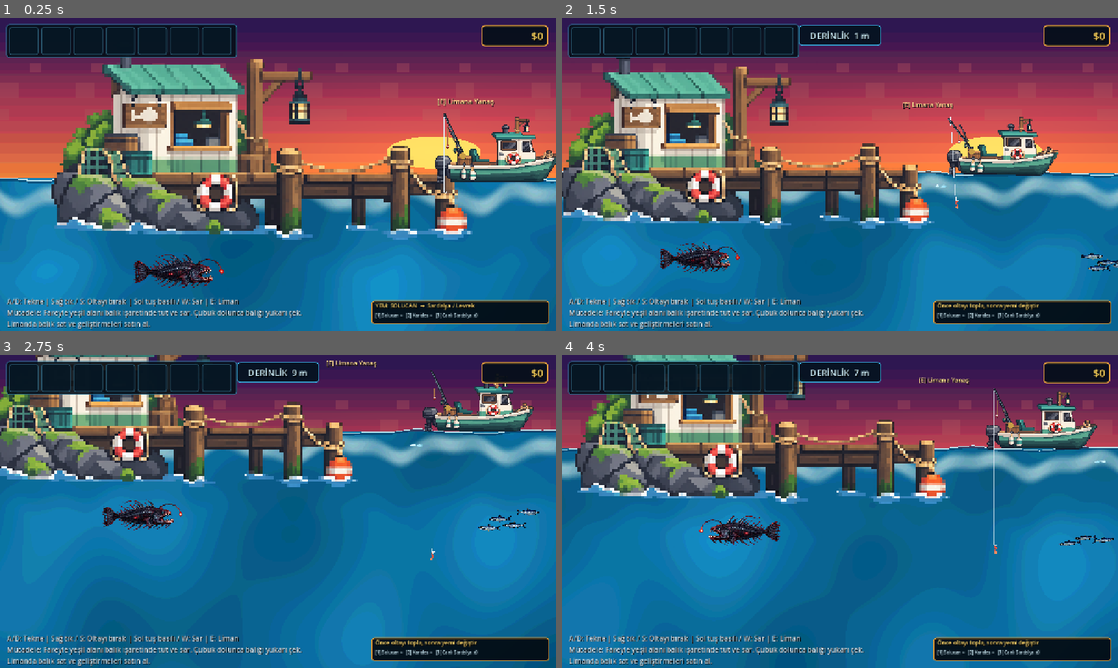
Above: before the commit, frames 1-4 (two rows, left to right).
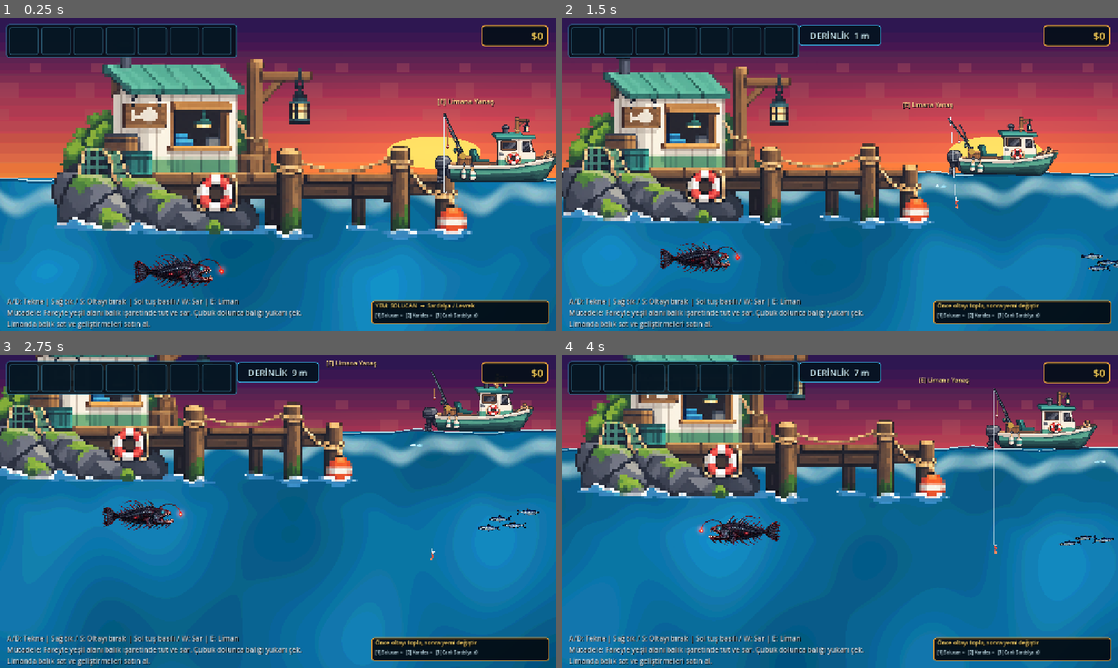
Above: after the commit, the same moments.

Repository: mirackayademir/TinyFisher
Game: Godot game, scene res://scenes/world.tscn
Two runs of this game, one before a commit and one after it. Both use one fixed random seed, a clock stepped at 60 frames per second and the inputs below.
Inputs (mouse positions are in pixels of both pictures, inside the frame that each line leads up to):
- Up to frame 1 (0.25 s): no input
- Up to frame 2 (1.5 s): tap Enter at 0.5 s; move the mouse to (962, 158) at 0.52 s; hold D (move_right) 0.53-1.28 s; tap E (dock) at 0.6 s; click (962, 158) at 0.67 s; move the mouse to (728, 190) at 1.27 s; hold S from 1.28 s (still down); tap 1 at 1.35 s
- Up to frame 3 (2.75 s): move the mouse to (333, 442) at 2.02 s; release S at 2.03 s; hold D (move_right) from 2.03 s (still down); tap 2 at 2.1 s
- Up to frame 4 (4 s): move the mouse to (812, 574) at 2.77 s; release D (move_right) at 2.78 s; hold W 2.78-3.53 s; tap 3 at 2.85 s; click (812, 574) at 2.92 s; move the mouse to (1006, 558) at 3.52 s; hold A (move_left) from 3.53 s (still down); tap E (dock) at 3.6 s

The runs differ from the first frame. In frame 1, less than 0.1% of the frame differs, in the area x 35-41%, y 78-83%; in frame 2, less than 0.1%; in frame 3, less than 0.1%, in the area x 28-95%, y 48-57%; in frame 4, less than 0.1%.

Commit message:
Add Leviathan lure and eye glow

Diff:
--- a/scenes/approved_fish_art.gd
+++ b/scenes/approved_fish_art.gd
@@ -23,6 +23,13 @@
 const LEVIATHAN_SWIM_CYCLE_SPEED: float = 0.42
 const LEVIATHAN_BOB_HEIGHT: float = 10.0
 const LEVIATHAN_TURN_SPEED_THRESHOLD: float = 7.0
+
+# Görsel üzerindeki fener ve göz konumları texture boyutuna oranlı tutulur.
+# Böylece asset çözünürlüğü değişse bile ışıklar doğru bölgeye yakın kalır.
+const LEVIATHAN_LURE_X_RATIO: float = 0.466
+const LEVIATHAN_LURE_Y_RATIO: float = -0.047
+const LEVIATHAN_EYE_X_RATIO: float = 0.248
+const LEVIATHAN_EYE_Y_RATIO: float = -0.095
 
 var _scan_timer: float = 0.0
 var _time: float = 0.0
@@ -33,6 +40,9 @@
 var _leviathan_sprite: Sprite2D = null
 var _leviathan_origin: Vector2 = Vector2.ZERO
 var _leviathan_facing_right: bool = true
+var _leviathan_glow_texture: Texture2D = null
+var _leviathan_lure_glow: Sprite2D = null
+var _leviathan_eye_glow: Sprite2D = null
 
 
 func _ready() -> void:
@@ -47,7 +57,9 @@
 func _process(delta: float) -> void:
 	_time += delta
 	_ensure_leviathan_test()
+	_ensure_leviathan_glows()
 	_animate_leviathan_test()
+	_update_leviathan_glows()
 	_align_bait_to_hook()
 
 	_scan_timer -= delta
@@ -155,6 +167,87 @@
 		LEVIATHAN_TEST_SCALE.x * stretch_x,
 		LEVIATHAN_TEST_SCALE.y * squash_y
 	)
+
+
+func _ensure_leviathan_glows() -> void:
+	if not is_instance_valid(_leviathan_sprite):
+		return
+	if is_instance_valid(_leviathan_lure_glow) and is_instance_valid(_leviathan_eye_glow):
+		return
+
+	if _leviathan_glow_texture == null:
+		_leviathan_glow_texture = _create_radial_glow_texture(96)
+
+	var additive: CanvasItemMaterial = CanvasItemMaterial.new()
+	additive.blend_mode = CanvasItemMaterial.BLEND_MODE_ADD
+
+	var lure: Sprite2D = Sprite2D.new()
+	lure.name = "LeviathanLureGlow"
+	lure.texture = _leviathan_glow_texture
+	lure.texture_filter = CanvasItem.TEXTURE_FILTER_LINEAR
+	lure.material = additive
+	lure.z_index = 2
+	lure.modulate = Color(1.0, 0.10, 0.035, 0.92)
+	_leviathan_sprite.add_child(lure)
+
+	var eye: Sprite2D = Sprite2D.new()
+	eye.name = "LeviathanEyeGlow"
+	eye.texture = _leviathan_glow_texture
+	eye.texture_filter = CanvasItem.TEXTURE_FILTER_LINEAR
+	eye.material = additive
+	eye.z_index = 2
+	eye.modulate = Color(0.10, 0.92, 1.0, 0.88)
+	_leviathan_sprite.add_child(eye)
+
+	_leviathan_lure_glow = lure
+	_leviathan_eye_glow = eye
+	print("LEVIATHAN FENER + GOZ ISIGI AKTIF")
+
+
+func _update_leviathan_glows() -> void:
+	if not is_instance_valid(_leviathan_sprite):
+		return
+	if not is_instance_valid(_leviathan_lure_glow) or not is_instance_valid(_leviathan_eye_glow):
+		return
+	if _leviathan_texture == null:
+		return
+
+	var texture_size: Vector2 = _leviathan_texture.get_size()
+	var head_sign: float = 1.0 if _leviathan_facing_right else -1.0
+
+	# Sprite flip_h çocuk node'ları çevirmediği için ışık noktalarını yönle birlikte elle aynalarız.
+	_leviathan_lure_glow.position = Vector2(
+		texture_size.x * LEVIATHAN_LURE_X_RATIO * head_sign,
+		texture_size.y * LEVIATHAN_LURE_Y_RATIO
+	)
+	_leviathan_eye_glow.position = Vector2(
+		texture_size.x * LEVIATHAN_EYE_X_RATIO * head_sign,
+		texture_size.y * LEVIATHAN_EYE_Y_RATIO
+	)
+
+	# Fener ağır ve belirgin, göz ise daha küçük ve hızlı titreşen bir ışık verir.
+	var lure_pulse: float = 0.88 + sin(_time * 2.45) * 0.12
+	var lure_breathe: float = 0.52 + lure_pulse * 0.16
+	_leviathan_lure_glow.scale = Vector2.ONE * lure_breathe
+	_leviathan_lure_glow.modulate.a = 0.72 + lure_pulse * 0.20
+
+	var eye_pulse: float = 0.90 + sin(_time * 4.6 + 0.8) * 0.10
+	_leviathan_eye_glow.scale = Vector2.ONE * (0.24 + eye_pulse * 0.07)
+	_leviathan_eye_glow.modulate.a = 0.66 + eye_pulse * 0.24
+
+
+func _create_radial_glow_texture(size: int) -> Texture2D:
+	var image: Image = Image.create(size, size, false, Image.FORMAT_RGBA8)
+	var center: Vector2 = Vector2(float(size - 1) * 0.5, float(size - 1) * 0.5)
+	var radius: float = float(size) * 0.5
+
+	for y: int in range(size):
+		for x: int in range(size):
+			var distance_ratio: float = Vector2(float(x), float(y)).distance_to(center) / radius
+			var alpha: float = pow(clampf(1.0 - distance_ratio, 0.0, 1.0), 2.25)
+			image.set_pixel(x, y, Color(1.0, 1.0, 1.0, alpha))
+
+	return ImageTexture.create_from_image(image)
 
 
 func get_texture_for_fish(fish_type: String) -> Texture2D:
